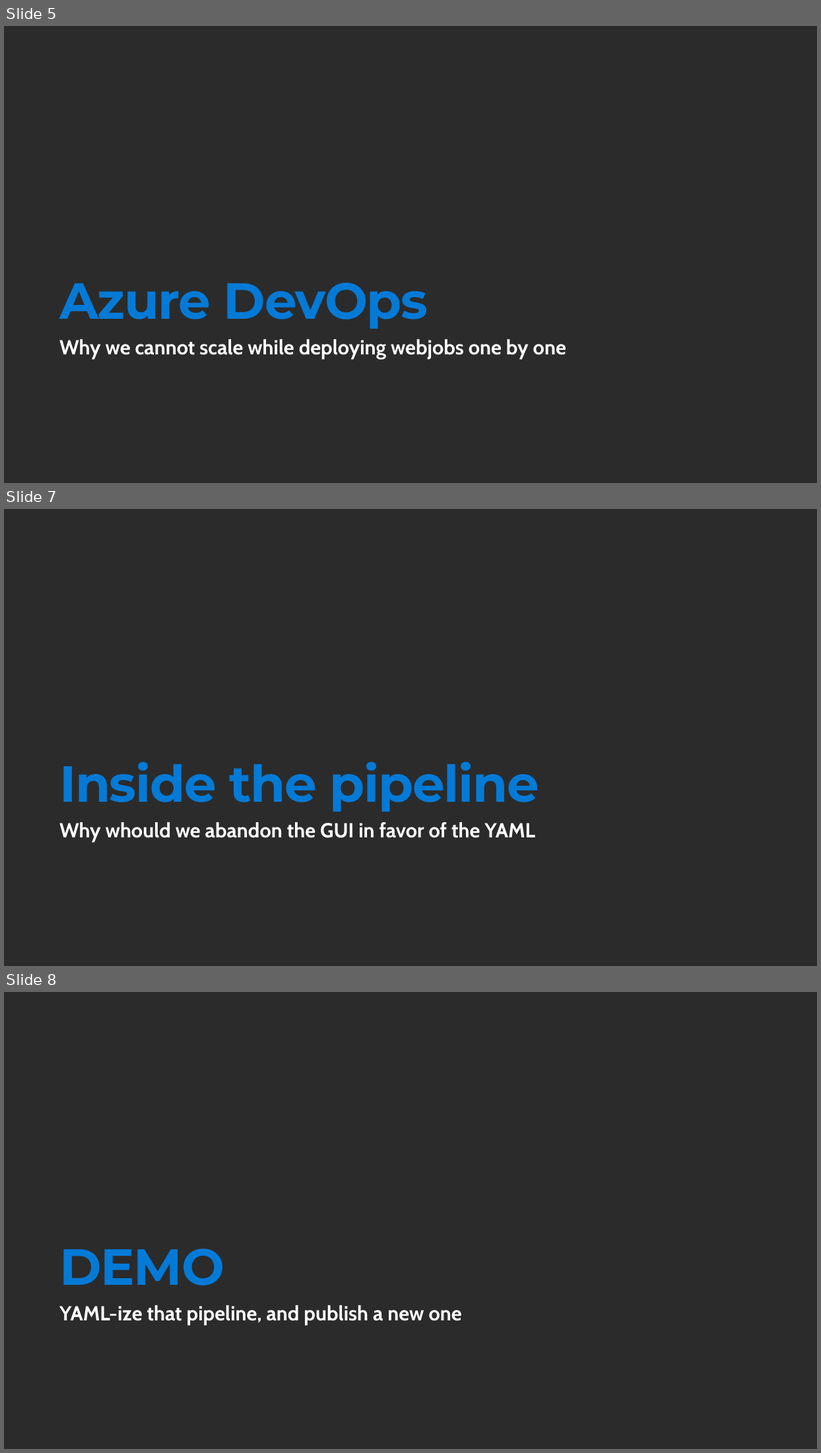
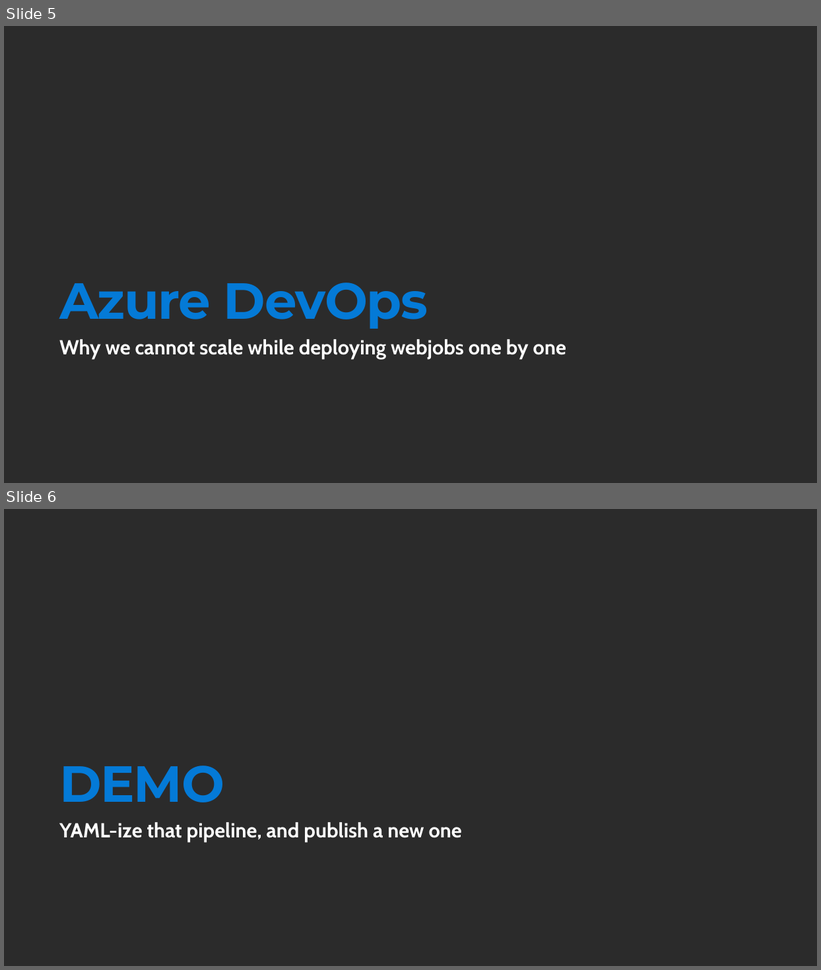
Before and after one commit to childotg/Events.2022, a slide deck: 221012 - BASTA! Herbst 2022 @Mainz/Session 1/Scalable Azure WebJobs deployments with Azure DevOps and hierarchical YAML.pptx. Shown one above the other, each under a label of ours: slides 5, 7 and 8 before the commit, slides 5 and 6 after it; the slides between them are not shown. The pictures are 821x1453 and 821x970 pixels, drawn with LibreOffice and Linux fonts; fonts in the diff are those of the drawing; background and template pictures are left out; a plain dark background stands for a picture behind light text. Boxes give left, top, right and bottom in pixels: in the first picture for what was removed or moved away, otherwise in the second. Text is boxed around its words. In the diff, an @@ line names an element or a change of style, - is before the commit and + after.

```diff
--- a/221012 - BASTA! Herbst 2022 @Mainz/Session 1/Scalable Azure WebJobs deployments with Azure DevOps and hierarchical YAML.pptx
+++ b/221012 - BASTA! Herbst 2022 @Mainz/Session 1/Scalable Azure WebJobs deployments with Azure DevOps and hierarchical YAML.pptx
@@ slide 7 removed at box(4, 509, 817, 966), background picture (left out) @@
@@ title removed at box(59, 762, 540, 812) @@
-Inside the pipeline
@@ text removed at box(59, 823, 535, 842) @@
-Why whould we abandon the GUI in favor of the YAML
@@ what was slide 8 is now slide 6 @@
```
Also in this commit, not shown: 1 slide added, 2 other slides removed.
